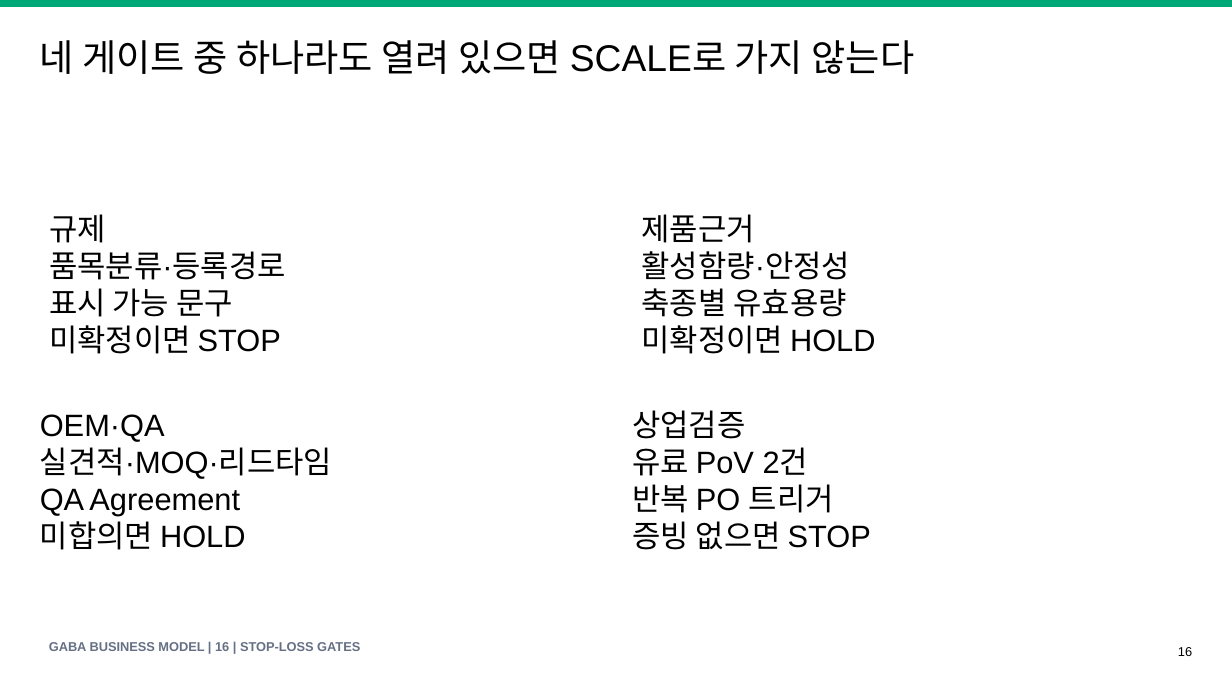
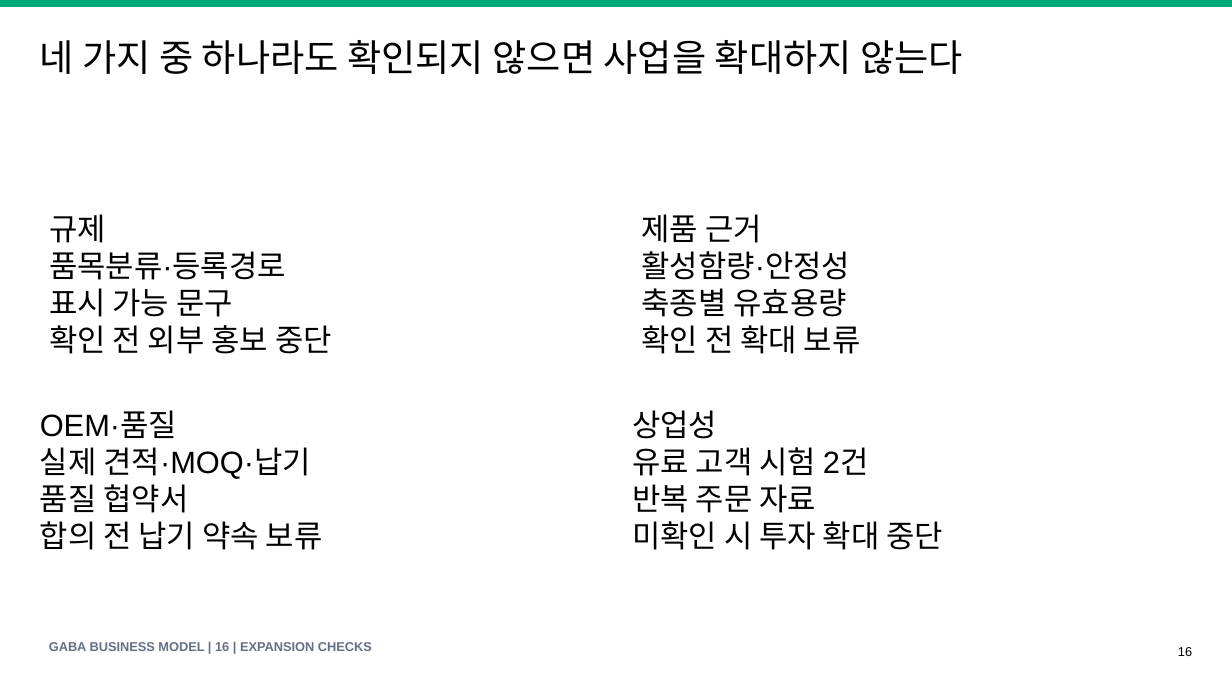
Before and after one commit to KRAdavid/gaba-feed-business-index, a slide deck: slide 16 of GABA_Feed_Business_Model_Speech_Deck_v1.pptx. Drawn at 1232x693 pixels with LibreOffice and Linux fonts; fonts in the diff are those of the drawing. Boxes give left, top, right and bottom in pixels: in the first picture for what was removed or moved away, otherwise in the second. Text is boxed around its words. In the diff, an @@ line names an element or a change of style, - is before the commit and + after.

```diff
--- a/GABA_Feed_Business_Model_Speech_Deck_v1.pptx
+++ b/GABA_Feed_Business_Model_Speech_Deck_v1.pptx
@@ text at <box>40,40,963,74</box>: text changed @@
-네 게이트 중 하나라도 열려 있으면 SCALE로 가지 않는다
+네 가지 중 하나라도 확인되지 않으면 사업을 확대하지 않는다
@@ text at <box>641,214,762,243</box>: spaces changed @@
-제품근거
+제품 근거
@@ text at <box>49,325,332,354</box>: text changed @@
-미확정이면 STOP
+확인 전 외부 홍보 중단
@@ text at <box>641,325,861,354</box>: text changed @@
-미확정이면 HOLD
+확인 전 확대 보류
@@ text at <box>40,412,323,550</box>: text changed @@
-OEM·QA
-실견적·MOQ·리드타임
-QA Agreement
-미합의면 HOLD
+OEM·품질
+실제 견적·MOQ·납기
+품질 협약서
+합의 전 납기 약속 보류
@@ text at <box>632,410,944,550</box>: text changed @@
-상업검증
-유료 PoV 2건
-반복 PO 트리거
-증빙 없으면 STOP
+상업성
+유료 고객 시험 2건
+반복 주문 자료
+미확인 시 투자 확대 중단
@@ text at <box>49,642,372,651</box>: text changed @@
-GABA BUSINESS MODEL | 16 | STOP-LOSS GATES
+GABA BUSINESS MODEL | 16 | EXPANSION CHECKS
```
Also in this commit, not shown: 18 other slides changed, 16 other files.
